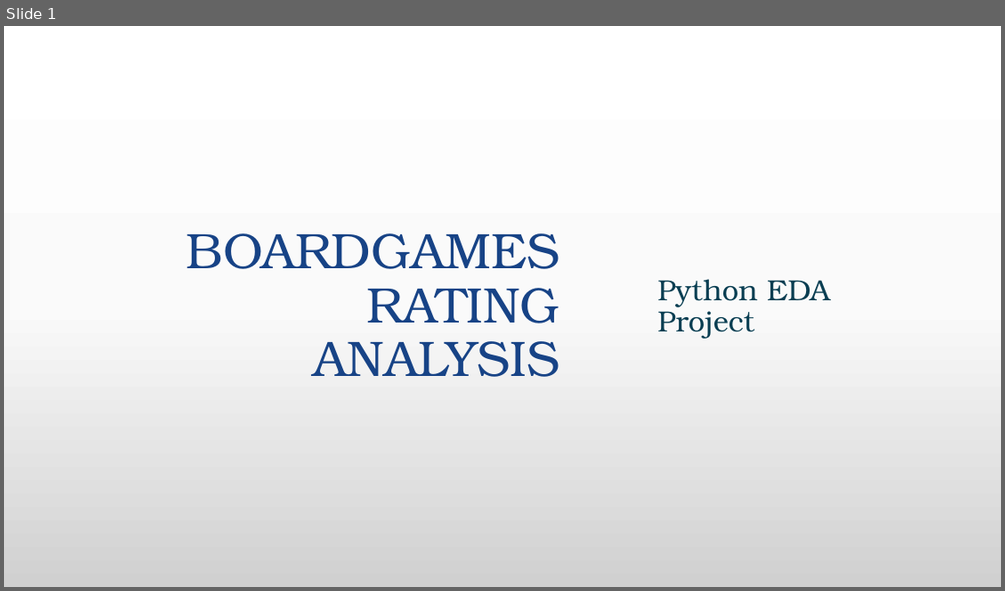
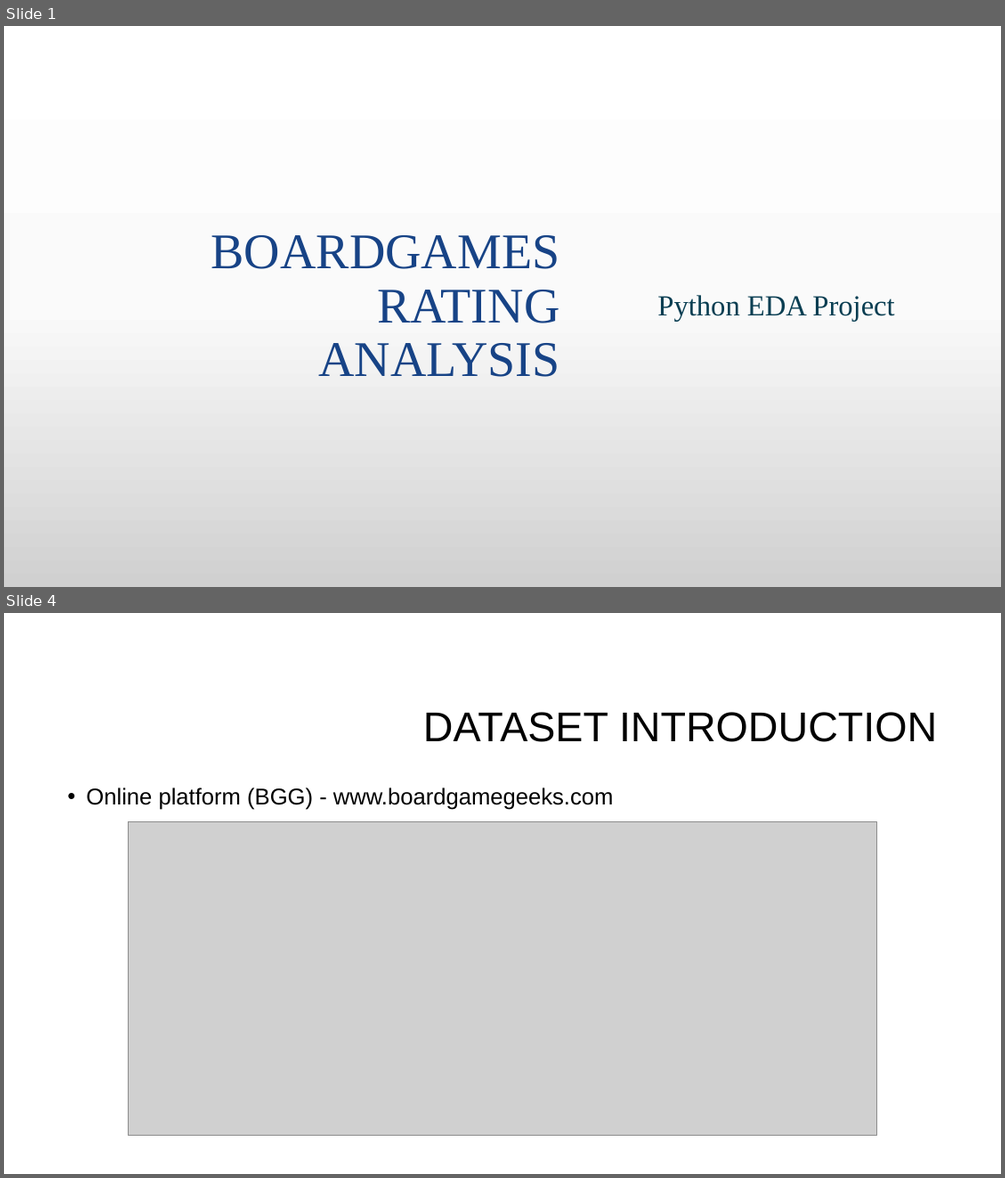
Before and after one commit to suhitasva/Python_EDA_Project_SVA, a slide deck: Boardgame_analysis_presentation.pptx. Shown one above the other, each under a label of ours: slide 1 before the commit, slides 1 and 4 after it; the slides between them are not shown. The pictures are 1005x591 and 1005x1178 pixels, drawn with LibreOffice and Linux fonts; fonts in the diff are those of the drawing; grey boxes stand for pictures; background and template pictures are left out. Boxes give left, top, right and bottom in pixels: in the first picture for what was removed or moved away, otherwise in the second. Text is boxed around its words. In the diff, an @@ line names an element or a change of style, - is before the commit and + after.

Commit message:
Slides created for question of interest, stakeholder, dataset related information

```diff
--- a/Boardgame_analysis_presentation.pptx
+++ b/Boardgame_analysis_presentation.pptx
@@ slide 4 added at bbox=[4, 613, 1001, 1174], background #FFFFFF @@
@@ title added at bbox=[423, 712, 937, 742], 40 pt, text #000000 @@
+DATASET INTRODUCTION
@@ text added at bbox=[86, 787, 614, 810], 22 pt, text #000000 @@
+• Online platform (BGG) - www.boardgamegeeks.com
@@ picture added at bbox=[128, 822, 877, 1135] @@
@@ slide 1 changed as well @@
@@ title "BOARDGAMES RATING ANALYSIS" at bbox=[211, 235, 560, 377]: font TeX Gyre Bonum to Times New Roman @@
@@ subtitle "Python EDA Project" at bbox=[657, 295, 894, 321]: font TeX Gyre Bonum to Times New Roman @@
```
Also in this commit, not shown: 3 other slides added, 1 slide removed.
